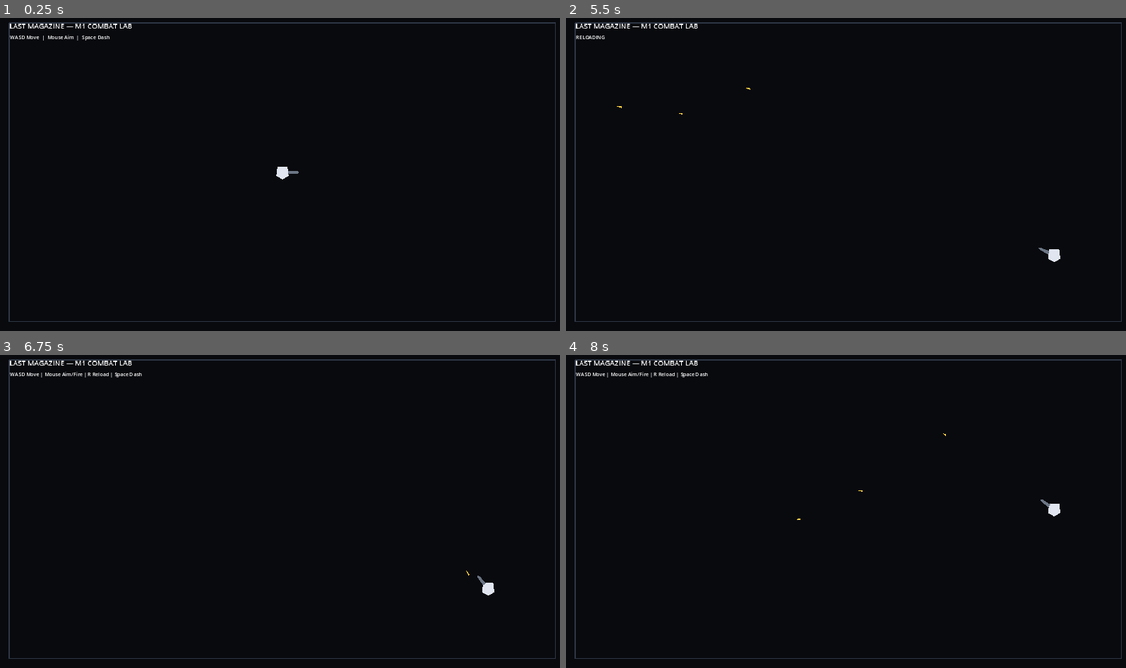
Above: before the commit, frames 1-4 (two rows, left to right).
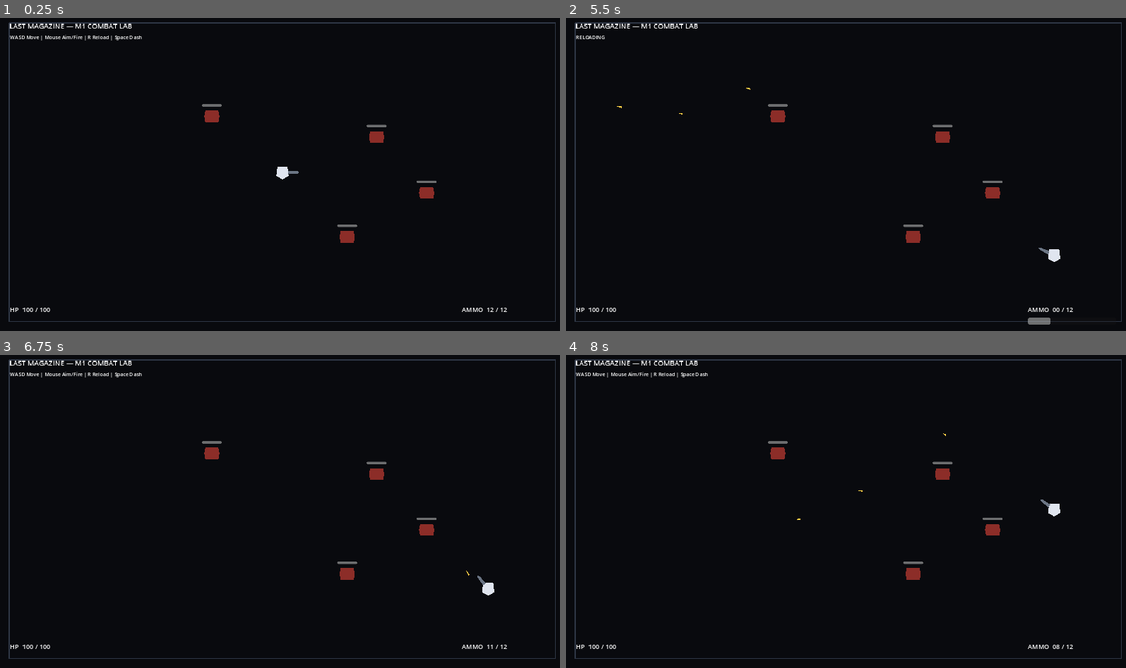
Above: after the commit, the same moments.

Repository: donly987647-max/Topdown-roguelite
Game: Godot game, scene res://scenes/main/Main.tscn
The game is run twice, just before and just after one commit, with the same random seed, the same clock (stepped at 60 frames per second) and the same inputs.
Inputs (mouse positions are in pixels of both pictures, inside the frame that each line leads up to):
- Up to frame 1 (0.25 s): no input
- Up to frame 2 (5.5 s): tap Enter at 0.5 s; move the mouse to (974, 155) at 0.52 s; hold D (move_right) 0.53-1.25 s; tap Space (dash) at 0.6, 2.1, 3.5, 3.6, 5.1 s; click (974, 155) at 0.67 s; drag from (734, 187) to (958, 171) at 1.27 s; move the mouse to (907, 102) at 2.02 s; hold D (move_right) 2.03-2.75 s; click (907, 102) at 2.17 s; drag from (818, 237) to (823, 24) at 2.77 s; move the mouse to (1019, 221) at 3.52 s; hold A (move_left) 3.53-4.25 s; click (1019, 221) at 3.67 s; drag from (678, 124) to (762, 93) at 4.27 s; move the mouse to (874, 171) at 5.02 s; hold S (move_down) from 5.03 s (still down); click (874, 171) at 5.17 s
- Up to frame 3 (6.75 s): release S (move_down) at 5.75 s; drag from (196, 430) to (168, 524) at 5.77 s; tap Enter at 6.5 s; move the mouse to (408, 492) at 6.52 s; hold W (move_up) from 6.53 s (still down); tap Space (dash) at 6.6 s; click (408, 492) at 6.67 s
- Up to frame 4 (8 s): release W (move_up) at 7.25 s; drag from (734, 524) to (924, 417) at 7.27 s

The runs differ from the first frame. In frame 1, 0.7% of the frame differs, in the area x 1-91%, y 5-94%; in frame 2, 0.7%; in frame 3, 0.6%; in frame 4, 0.6%.
Error before the commit: Invalid assignment of property or key 'text' with value of type 'String' on a base object of type 'null instance'. (res://scripts/main/main.gd:27)

Commit message:
Expand M1 combat lab with targets HUD and mobile controls

Diff:
--- a/scenes/main/Main.tscn
+++ b/scenes/main/Main.tscn
@@ -1,7 +1,9 @@
-[gd_scene load_steps=4 format=3]
+[gd_scene load_steps=6 format=3]
 
 [ext_resource path="res://scripts/main/main.gd" type="Script" id="1_main"]
 [ext_resource path="res://scenes/player/Player.tscn" type="PackedScene" id="2_player"]
+[ext_resource path="res://scenes/enemies/TargetDummy.tscn" type="PackedScene" id="3_dummy"]
+[ext_resource path="res://scenes/ui/MobileControls.tscn" type="PackedScene" id="4_mobile"]
 
 [sub_resource type="RectangleShape2D" id="Rectangle_wall_h"]
 size = Vector2(1920, 32)
@@ -53,6 +55,16 @@
 [node name="CollisionShape2D" type="CollisionShape2D" parent="Walls/Right"]
 shape = SubResource("Rectangle_wall_v")
 
+[node name="Targets" type="Node2D" parent="."]
+[node name="Dummy1" parent="Targets" instance=ExtResource("3_dummy")]
+position = Vector2(1280, 420)
+[node name="Dummy2" parent="Targets" instance=ExtResource("3_dummy")]
+position = Vector2(1450, 610)
+[node name="Dummy3" parent="Targets" instance=ExtResource("3_dummy")]
+position = Vector2(1180, 760)
+[node name="Dummy4" parent="Targets" instance=ExtResource("3_dummy")]
+position = Vector2(720, 350)
+
 [node name="Player" parent="." instance=ExtResource("2_player")]
 position = Vector2(960, 540)
 
@@ -69,7 +81,33 @@
 [node name="Status" type="Label" parent="HUD"]
 offset_left = 34.0
 offset_top = 68.0
-offset_right = 850.0
+offset_right = 1000.0
 offset_bottom = 108.0
 theme_override_font_sizes/font_size = 17
-text = "WASD Move  |  Mouse Aim  |  Space Dash"
+text = "WASD Move | Mouse Aim/Fire | R Reload | Space Dash"
+
+[node name="HP" type="Label" parent="HUD"]
+offset_left = 34.0
+offset_top = 990.0
+offset_right = 330.0
+offset_bottom = 1030.0
+theme_override_font_sizes/font_size = 22
+text = "HP 100 / 100"
+
+[node name="Ammo" type="Label" parent="HUD"]
+offset_left = 1570.0
+offset_top = 990.0
+offset_right = 1870.0
+offset_bottom = 1030.0
+theme_override_font_sizes/font_size = 22
+text = "AMMO 12 / 12"
+
+[node name="ReloadBar" type="ProgressBar" parent="HUD"]
+offset_left = 1570.0
+offset_top = 1035.0
+offset_right = 1870.0
+offset_bottom = 1058.0
+show_percentage = false
+value = 0.0
+
+[node name="MobileControls" parent="HUD" instance=ExtResource("4_mobile")]
